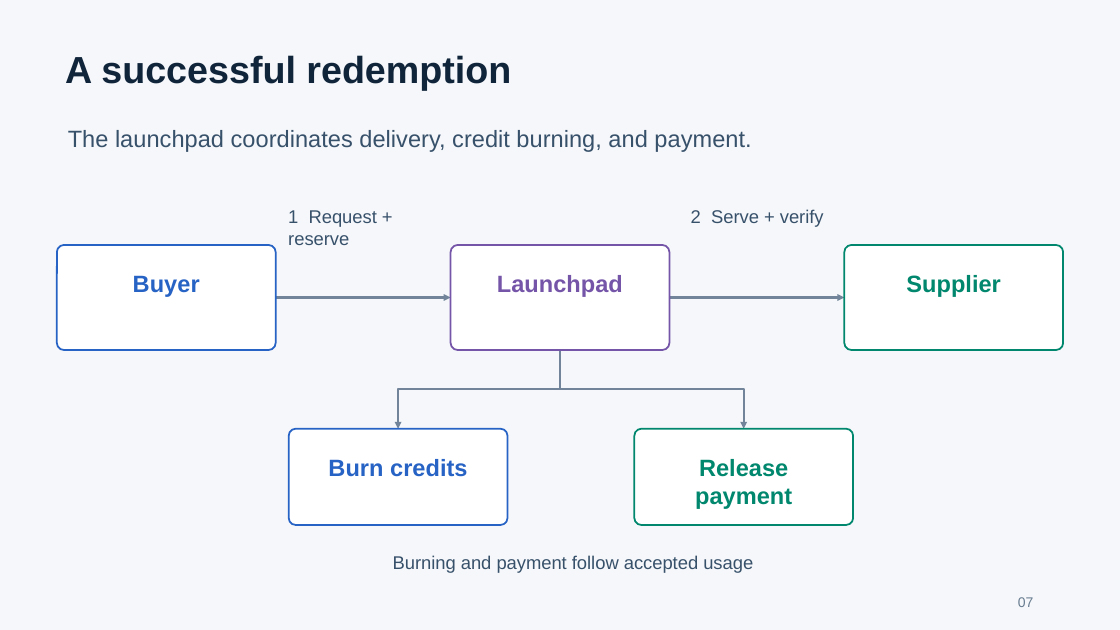
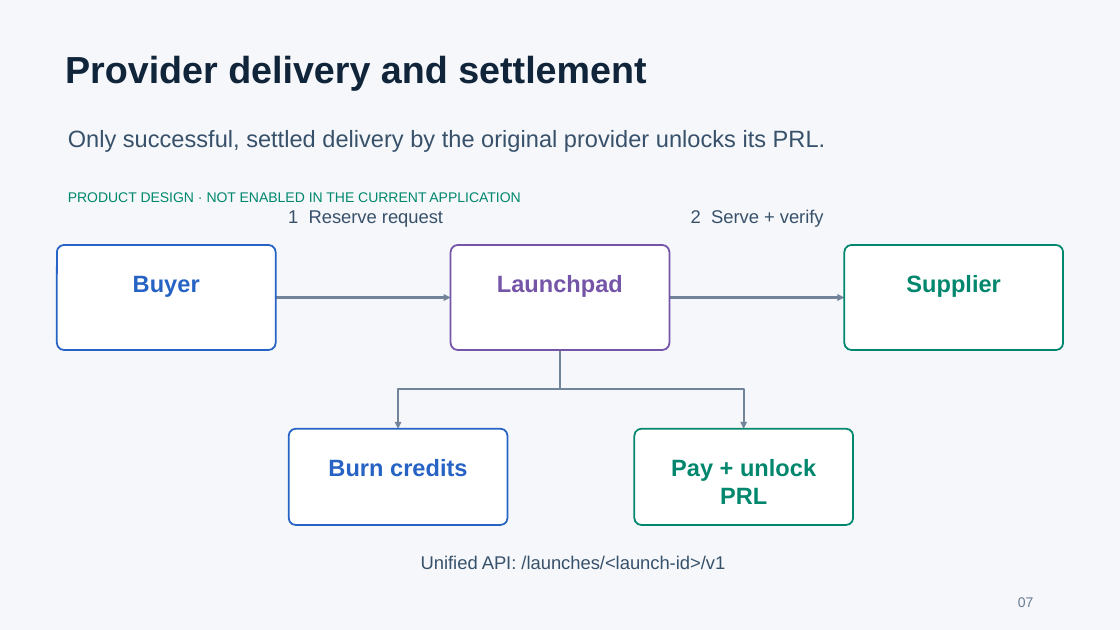
Before and after one commit to xgaozoyoe/cc-launchpad-router, a slide deck: slide 7 of apps/launchpad/public/whitepaper/ai-computing-credit-launchpad.pptx. Drawn at 1120x630 pixels with LibreOffice and Linux fonts; fonts in the diff are those of the drawing. Boxes give left, top, right and bottom in pixels: in the first picture for what was removed or moved away, otherwise in the second. Text is boxed around its words. In the diff, an @@ line names an element or a change of style, - is before the commit and + after.

Commit message:
Clarify white paper flows and proportional collateral release

```diff
--- a/apps/launchpad/public/whitepaper/ai-computing-credit-launchpad.pptx
+++ b/apps/launchpad/public/whitepaper/ai-computing-credit-launchpad.pptx
@@ text at box(65, 55, 646, 91): text changed @@
-A successful redemption
+Provider delivery and settlement
@@ text at box(68, 130, 826, 152): text changed @@
-The launchpad coordinates delivery, credit burning, and payment.
+Only successful, settled delivery by the original provider unlocks its PRL.
@@ text added at box(68, 192, 520, 202), 12 pt, text #00876D @@
+PRODUCT DESIGN · NOT ENABLED IN THE CURRENT APPLICATION
@@ text at box(288, 210, 443, 227): text changed @@
-1 Request + reserve
+1 Reserve request
@@ text at box(671, 459, 816, 504): text changed @@
-Release payment
+Pay + unlock PRL
@@ text at box(421, 555, 725, 569): text changed @@
-Burning and payment follow accepted usage
+Unified API: /launches/<launch-id>/v1
```
Also in this commit, not shown: 7 other slides changed, 2 slides added, 2 slides removed, 1 other file.
